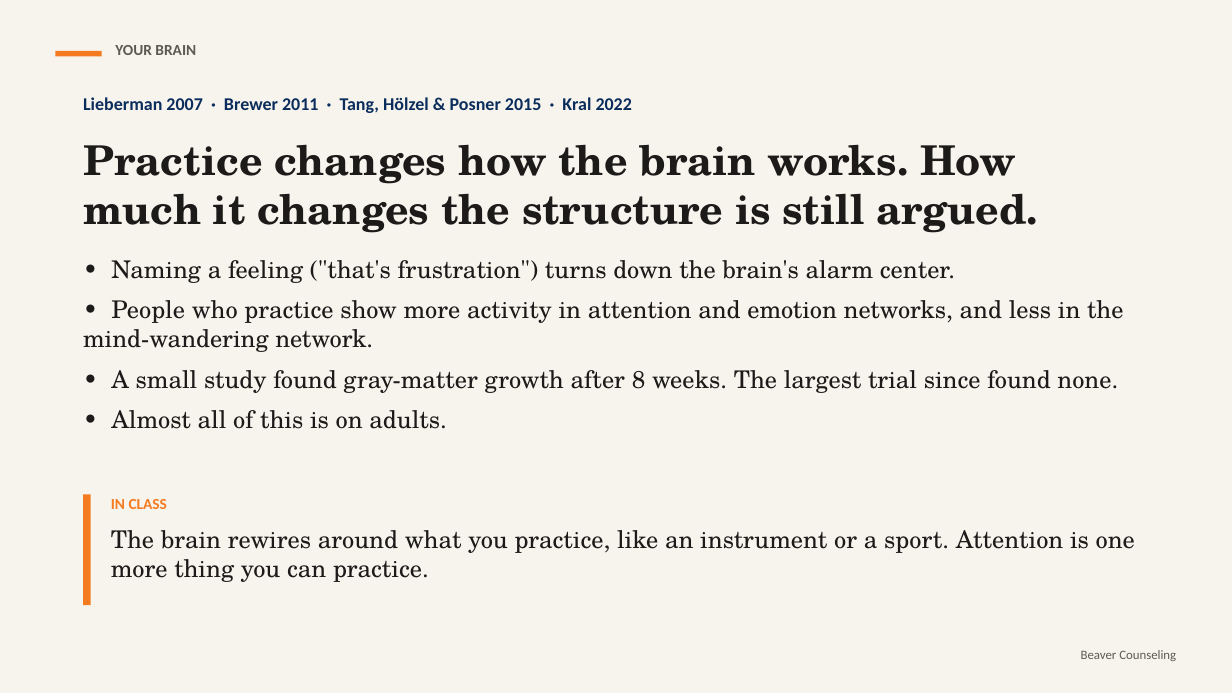
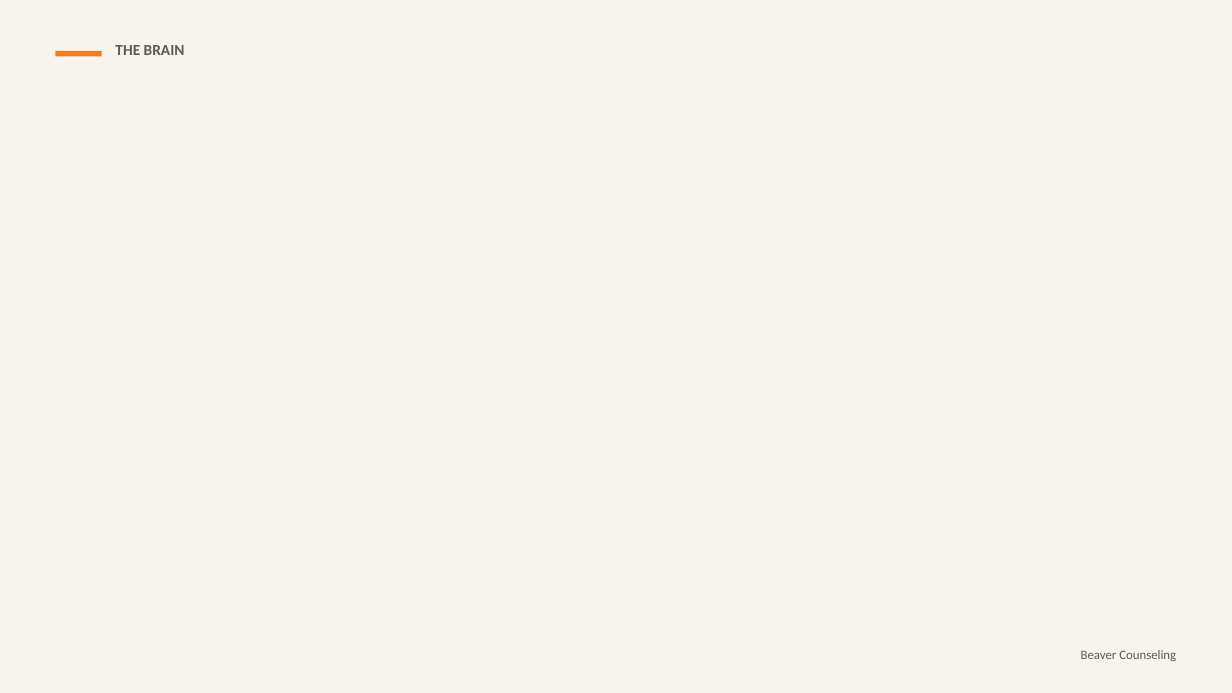
Before and after one commit to rmwtoolkit/bcds-toolkit, a slide deck: slide 8 of decks/train-your-attention-lesson-v2.pptx (slide 6 before the commit). Drawn at 1232x693 pixels with LibreOffice and Linux fonts; fonts in the diff are those of the drawing; background and template pictures are left out. Boxes give left, top, right and bottom in pixels: in the first picture for what was removed or moved away, otherwise in the second. Text is boxed around its words. In the diff, an @@ line names an element or a change of style, - is before the commit and + after.

```diff
--- a/decks/train-your-attention-lesson-v2.pptx
+++ b/decks/train-your-attention-lesson-v2.pptx
@@ text at bbox=[115, 45, 185, 55]: text changed @@
-YOUR BRAIN
+THE BRAIN
@@ text removed at bbox=[83, 97, 632, 113] @@
-Lieberman 2007 · Brewer 2011 · Tang, Hölzel & Posner 2015 · Kral 2022
@@ text removed at bbox=[83, 144, 1038, 233] @@
-Practice changes how the brain works. How much it changes the structure is still argued.
@@ text removed at bbox=[83, 260, 1123, 429] @@
-• Naming a feeling ("that's frustration") turns down the brain's alarm center.
-• People who practice show more activity in attention and emotion networks, and less in the mind-wandering network.
-• A small study found gray-matter growth after 8 weeks. The largest trial since found none.
-• Almost all of this is on adults.
@@ rectangle removed at bbox=[83, 494, 91, 605] @@
@@ text removed at bbox=[111, 499, 1135, 582] @@
-IN CLASS
-The brain rewires around what you practice, like an instrument or a sport. Attention is one more thing you can practice.
```
Also in this commit, not shown: 8 other slides changed, 19 slides added, 3 slides removed, 2 other files.
